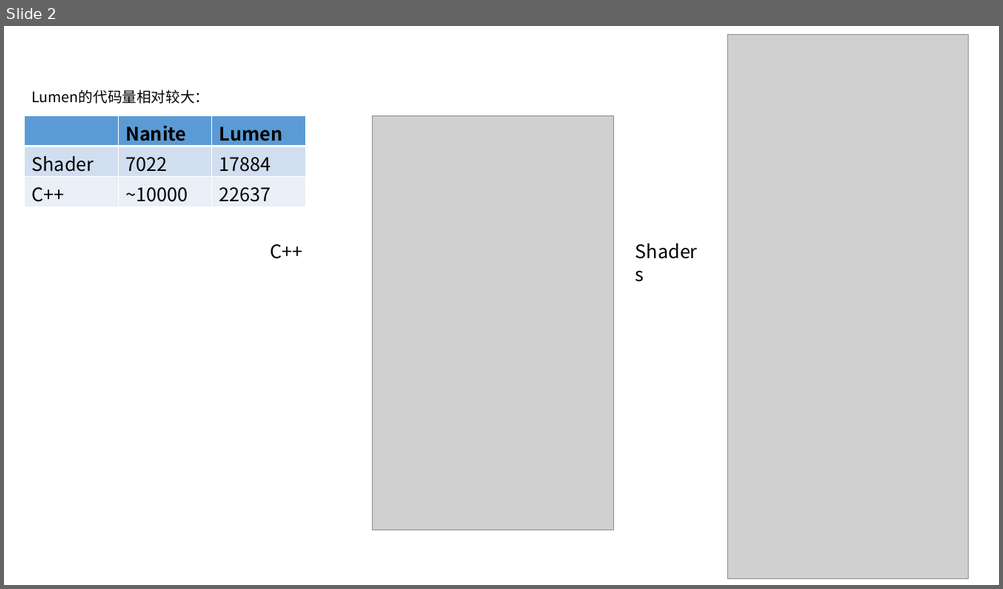
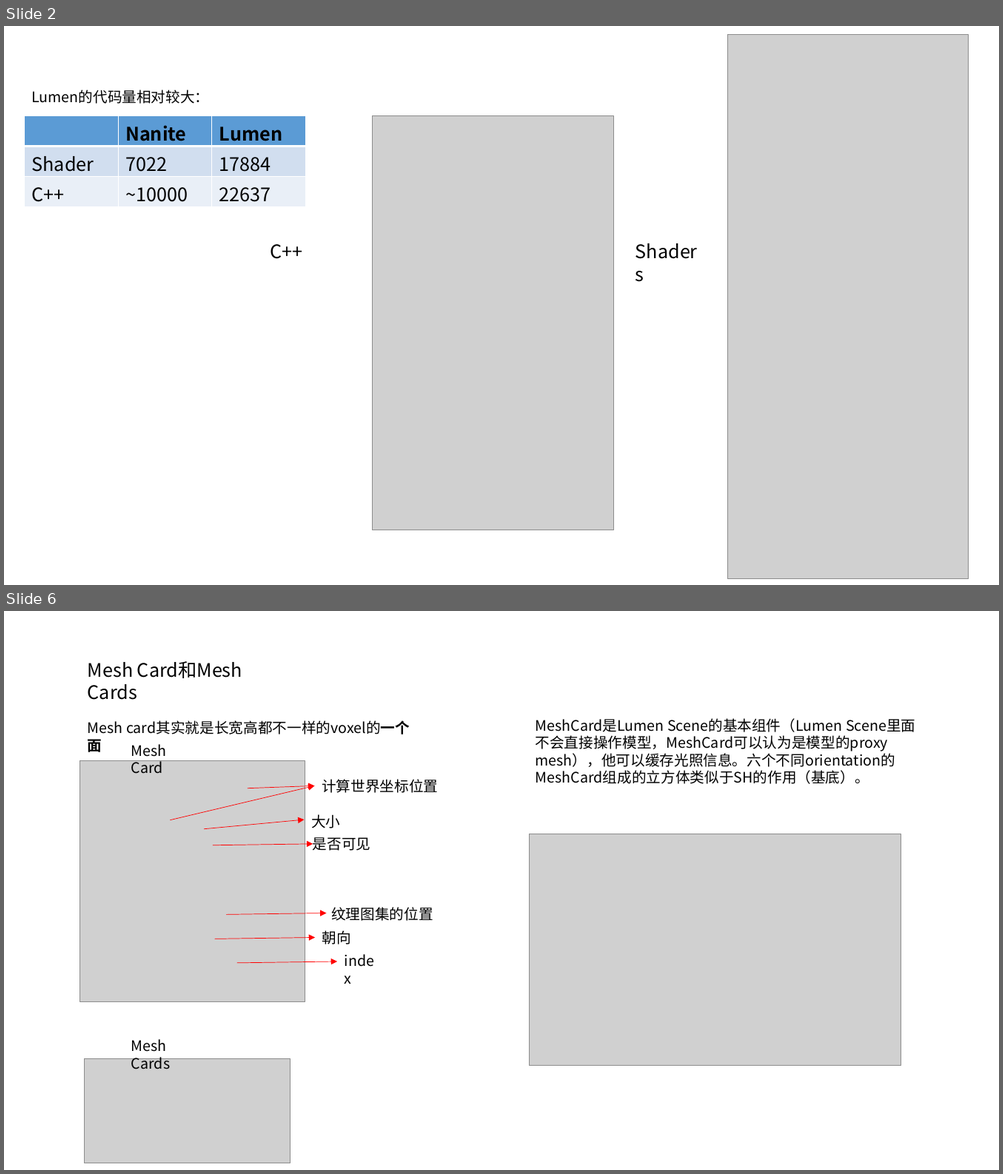
Before and after one commit to Tianji95/CG_learning_note, a slide deck: UE5_ppt/Lumen分析图.pptx. Shown one above the other, each under a label of ours: slide 2 before the commit, slides 2 and 6 after it; the slides between them are not shown. The pictures are 1003x589 and 1003x1174 pixels, drawn with LibreOffice and Linux fonts; fonts in the diff are those of the drawing; grey boxes stand for pictures. Boxes give left, top, right and bottom in pixels: in the first picture for what was removed or moved away, otherwise in the second. Text is boxed around its words. In the diff, an @@ line names an element or a change of style, - is before the commit and + after.

Commit message:
update lumen ppt

```diff
--- a/UE5_ppt/Lumen分析图.pptx
+++ b/UE5_ppt/Lumen分析图.pptx
@@ slide 6 added at (4,611,999,1170), background #FFFFFF @@
@@ text added at (88,661,242,700), 18 pt, text #000000 @@
+Mesh Card和Mesh Cards
@@ text added at (88,721,123,734), 14 pt, text #000000 @@
+Mesh card其实就是长宽高都不一样的voxel的一个面
@@ text added at (535,718,896,784), 14 pt, text #000000 @@
+MeshCard是Lumen Scene的基本组件（Lumen Scene里面不会直接操作模型，MeshCard可以认为是模型的proxy mesh），他可以缓存光照信息。六个不同orientation的MeshCard组成的立方体类似于SH的作用（基底）。
@@ picture added at (80,761,304,1002) @@
@@ text added at (131,744,167,774), 14 pt, text #000000 @@
+Mesh Card
@@ arrow added from (170, 820) to (314, 786), #FF0000 0.5 pt @@
@@ arrow added from (247, 789) to (314, 786), #FF0000 0.5 pt @@
@@ text added at (321,779,438,793), 14 pt, text #000000 @@
+计算世界坐标位置
@@ arrow added from (204, 829) to (304, 820), #FF0000 0.5 pt @@
@@ text added at (311,815,340,829), 14 pt, text #000000 @@
+大小
@@ arrow added from (213, 846) to (313, 844), #FF0000 0.5 pt @@
@@ text added at (313,837,371,851), 14 pt, text #000000 @@
+是否可见
@@ picture added at (529,834,902,1067) @@
@@ arrow added from (226, 914) to (327, 913), #FF0000 0.5 pt @@
@@ text added at (331,907,432,921), 14 pt, text #000000 @@
+纹理图集的位置
@@ arrow added from (215, 940) to (315, 938), #FF0000 0.5 pt @@
@@ text added at (322,931,351,945), 14 pt, text #000000 @@
+朝向
@@ arrow added from (237, 963) to (338, 962), #FF0000 0.5 pt @@
@@ text added at (338,949,386,974), 14 pt, text #000000 @@
+index
@@ text added at (131,1039,170,1070), 14 pt, text #000000 @@
+Mesh Cards
@@ picture added at (85,1059,290,1165) @@
```
Also in this commit, not shown: 1 slide changed, 7 other slides added, 3 slides removed.
